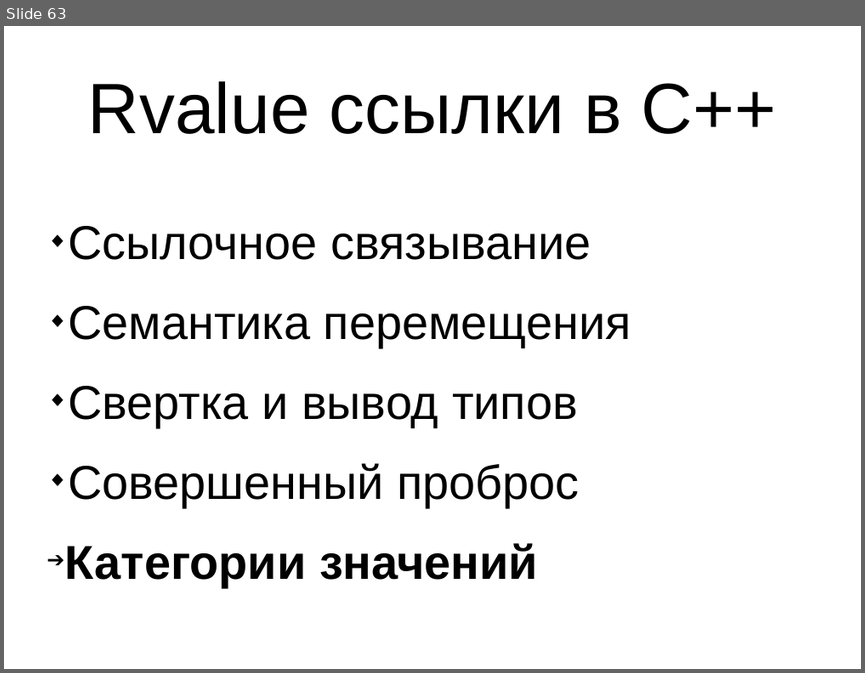
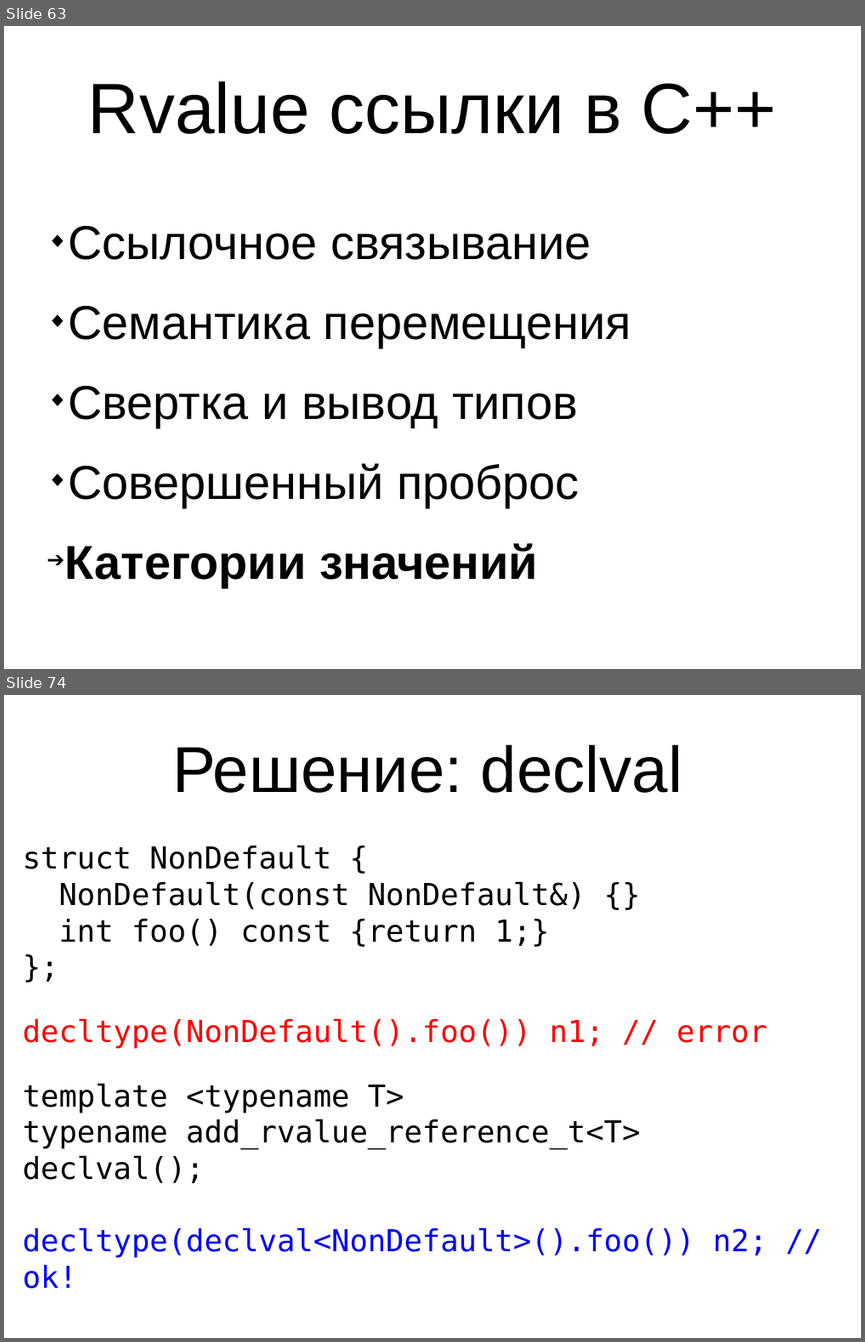
Before and after one commit to MIPT-ILab/cpp-lects-rus, a slide deck: slides/lec1-9-rvalues.odp. Shown one above the other, each under a label of ours: slide 63 before the commit, slides 63 and 74 after it; the slides between them are not shown. The pictures are 865x673 and 865x1342 pixels, drawn with LibreOffice and Linux fonts; fonts in the diff are those of the drawing. Boxes give left, top, right and bottom in pixels: in the first picture for what was removed or moved away, otherwise in the second. Text is boxed around its words. In the diff, an @@ line names an element or a change of style, - is before the commit and + after.

```diff
--- a/slides/lec1-9-rvalues.odp
+++ b/slides/lec1-9-rvalues.odp
@@ slide 74 added at (x1=4, y1=695, x2=861, y2=1338), background #FFFFFF @@
@@ title added at (x1=172, y1=744, x2=682, y2=793), 60 pt, text #000000 @@
+Решение: declval
@@ text added at (x1=23, y1=845, x2=767, y2=1288), 28 pt, text #000000 @@
+struct NonDefault {
+NonDefault(const NonDefault&) {}
+int foo() const {return 1;}
+};
+decltype(NonDefault().foo()) n1; // error
+template <typename T>
+typename add_rvalue_reference_t<T>
+declval();
+decltype(declval<NonDefault>().foo()) n2; // ok!
```
Also in this commit, not shown: 1 slide changed, 11 other slides added.
